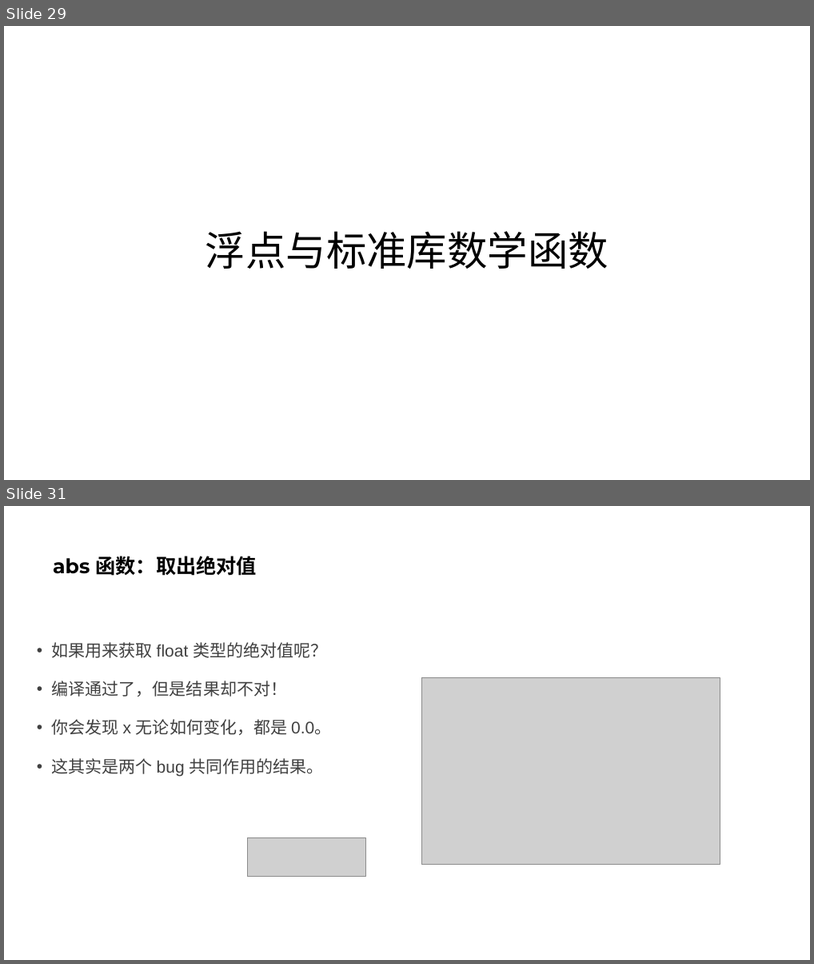
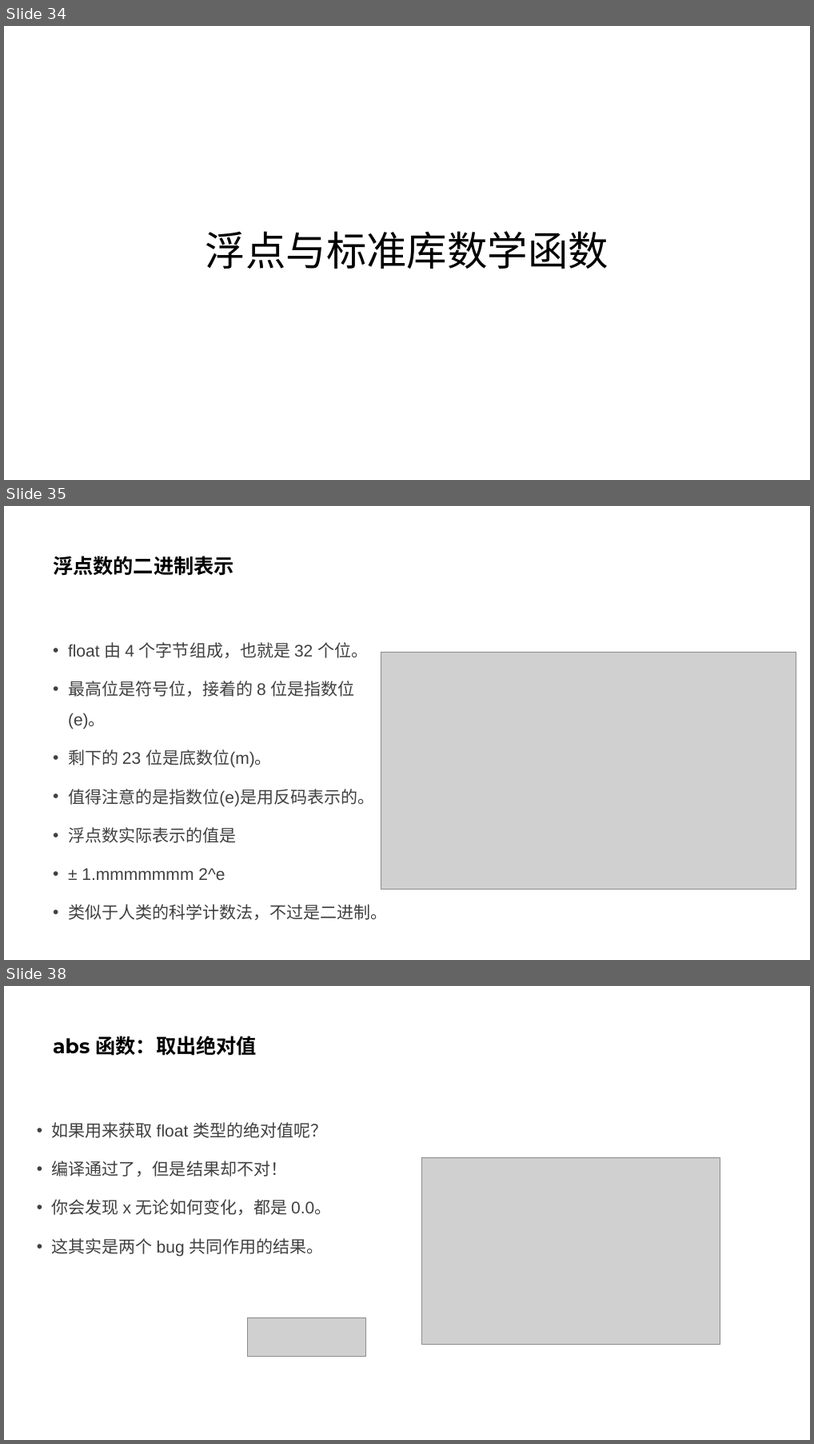
Before and after one commit to parallel101/course, a slide deck: 12/slides.pptx. Shown one above the other, each under a label of ours: slides 29 and 31 before the commit, slides 34, 35 and 38 after it; the slides between them are not shown. The pictures are 814x964 and 814x1444 pixels, drawn with LibreOffice and Linux fonts; fonts in the diff are those of the drawing; grey boxes stand for pictures. Boxes give left, top, right and bottom in pixels: in the first picture for what was removed or moved away, otherwise in the second. Text is boxed around its words. In the diff, an @@ line names an element or a change of style, - is before the commit and + after.

```diff
--- a/12/slides.pptx
+++ b/12/slides.pptx
@@ slide 35 added at (x1=4, y1=506, x2=810, y2=960), background #FFFFFF @@
@@ title added at (x1=53, y1=556, x2=234, y2=576), 24 pt, text #000000, bold @@
+浮点数的二进制表示
@@ text added at (x1=68, y1=642, x2=388, y2=920), 20 pt, text #404040 @@
+• float 由 4 个字节组成，也就是 32 个位。
+• 最高位是符号位，接着的 8 位是指数位(e)。
+• 剩下的 23 位是底数位(m)。
+• 值得注意的是指数位(e)是用反码表示的。
+• 浮点数实际表示的值是
+• ± 1.mmmmmmm 2^e
+• 类似于人类的科学计数法，不过是二进制。
@@ picture added at (x1=381, y1=652, x2=797, y2=889) @@
@@ what was slide 29 is now slide 34 @@
@@ what was slide 31 is now slide 38 @@
```
Also in this commit, not shown: 4 slides changed, 6 other slides added, 9 other files.
